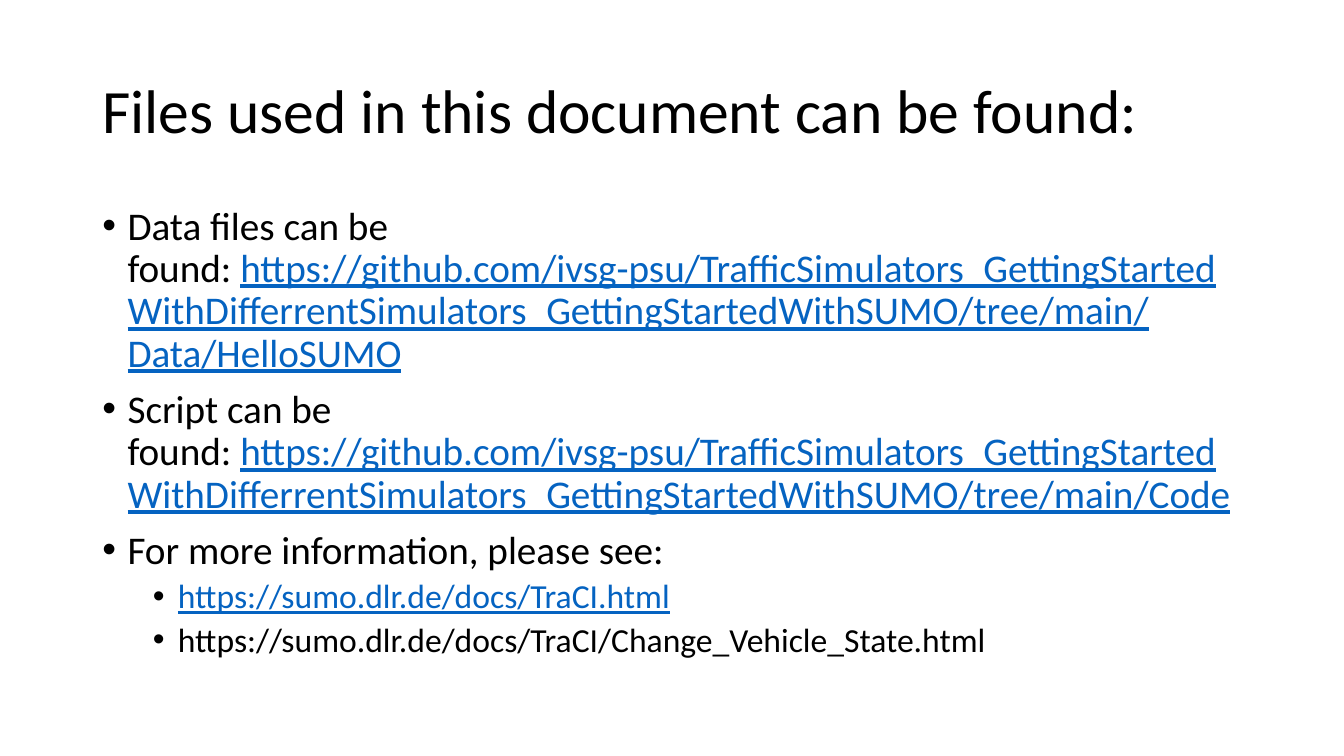
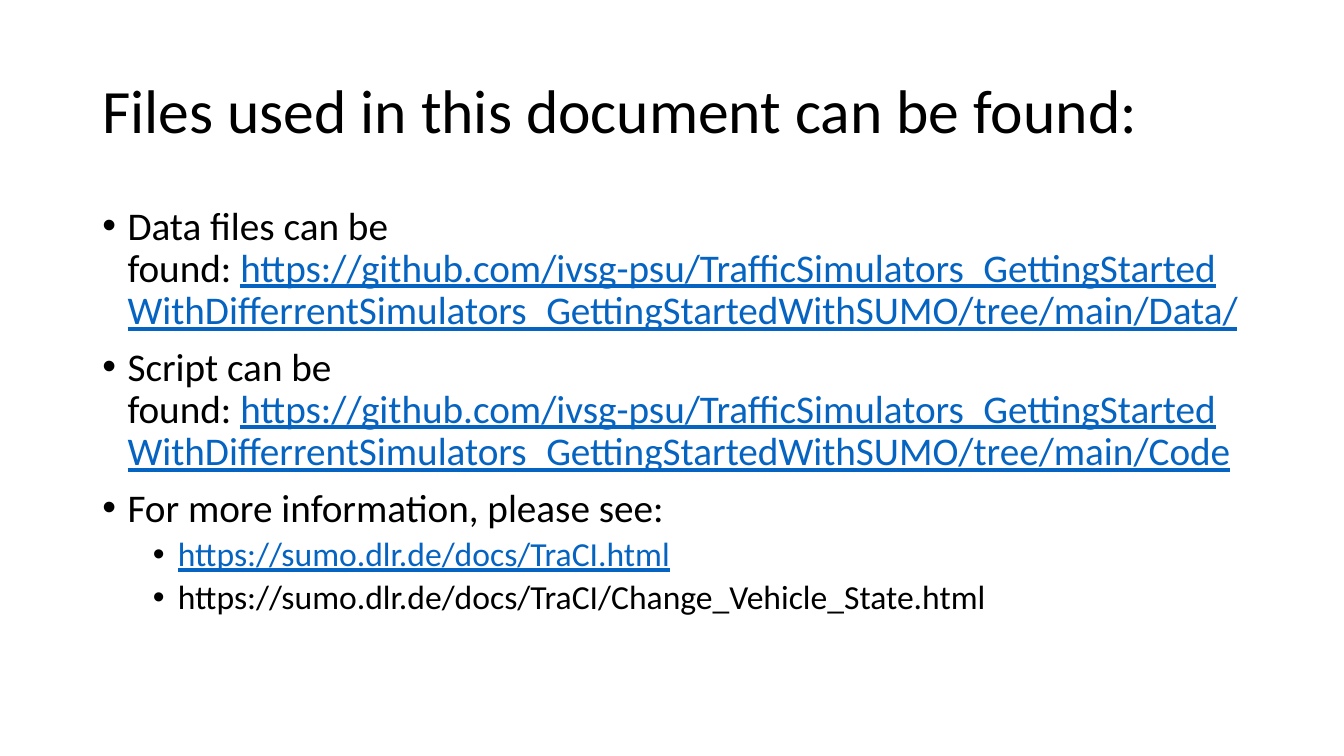
Before and after one commit to PAWorkzoneAutomation/TrafficSimulators_GettingStartedWithDifferrentSimulators_GettingStartedWithSUMO, a slide deck: slide 21 of Documents/How to command a trajectory to an AV.pptx (slide 9 before the commit). Drawn at 1344x756 pixels with LibreOffice and Linux fonts; fonts in the diff are those of the drawing. Boxes give left, top, right and bottom in pixels: in the first picture for what was removed or moved away, otherwise in the second. Text is boxed around its words. In the diff, an @@ line names an element or a change of style, - is before the commit and + after.

```diff
--- a/Documents/How to command a trajectory to an AV.pptx
+++ b/Documents/How to command a trajectory to an AV.pptx
@@ text at <box>128,212,1238,331</box>: text changed @@
-• Data files can be found: https://github.com/ivsg-psu/TrafficSimulators_GettingStartedWithDifferrentSimulators_GettingStartedWithSUMO/tree/main/Data/HelloSUMO
+• Data files can be found: https://github.com/ivsg-psu/TrafficSimulators_GettingStartedWithDifferrentSimulators_GettingStartedWithSUMO/tree/main/Data/
```
Also in this commit, not shown: 7 other slides changed, 12 slides added.
